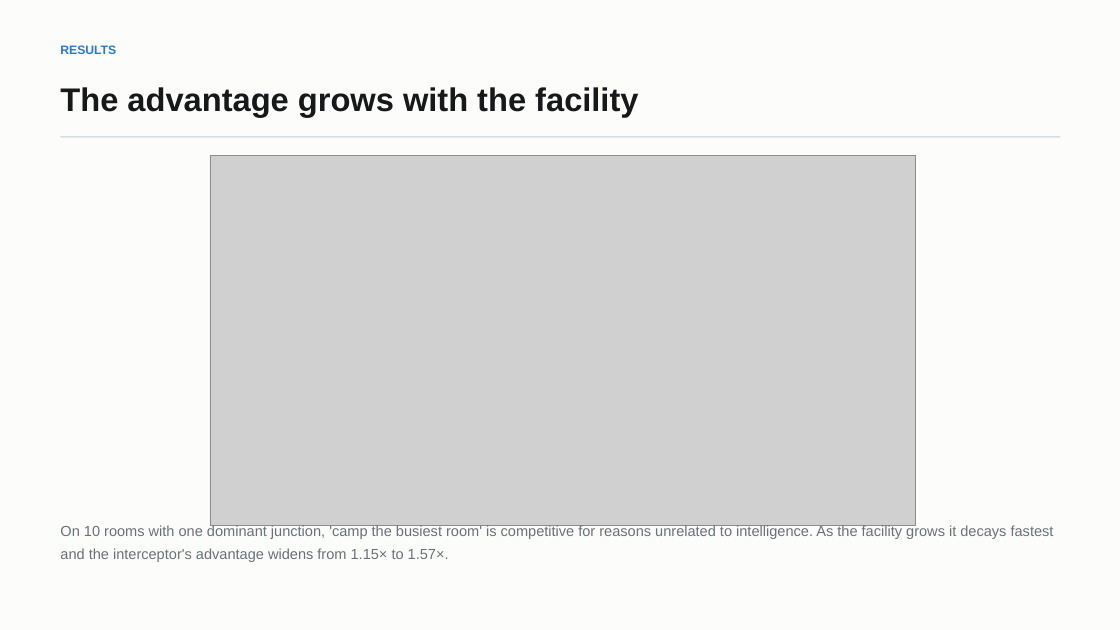
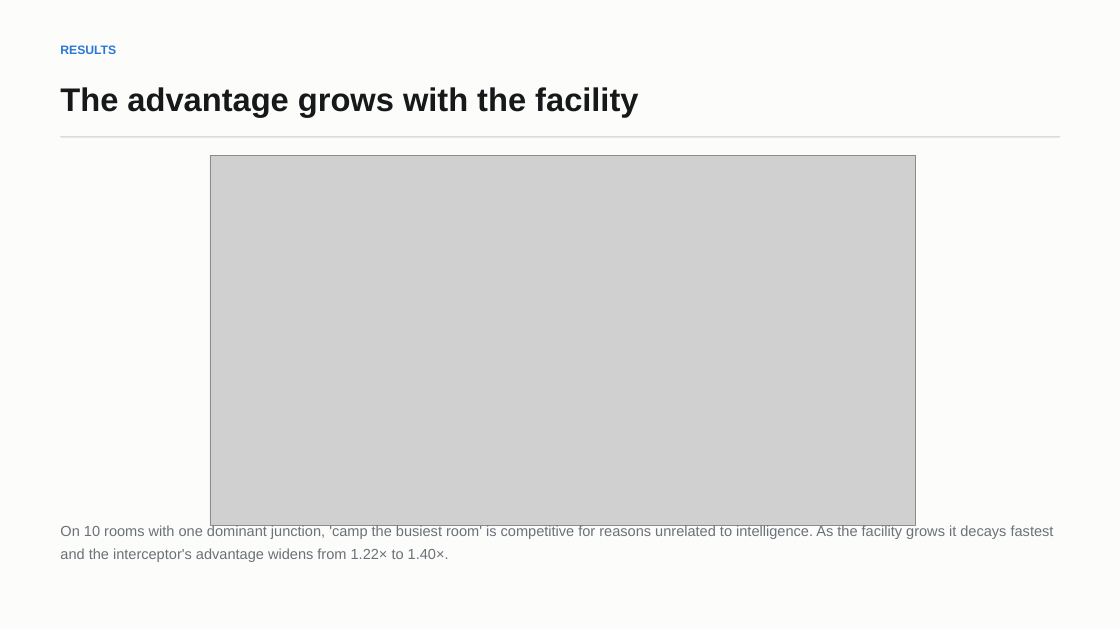
Before and after one commit to Sh1v4mKum4r/parity, a slide deck: slide 16 of docs/PARITY-review3-deck.pptx. Drawn at 1120x630 pixels with LibreOffice and Linux fonts; fonts in the diff are those of the drawing; grey boxes stand for pictures. Boxes give left, top, right and bottom in pixels: in the first picture for what was removed or moved away, otherwise in the second. Text is boxed around its words. In the diff, an @@ line names an element or a change of style, - is before the commit and + after.

Commit message:
Fix the player model, and accuracy goes from 60% to 89%
The ceiling was not a property of the AI. It was a property of a bot that flipped
a coin about whether to stop and write EVERY time it entered a codebook room,
including rooms it had already copied. Real players record a codebook once.

- HabitualBot, EvasiveBot and StealthBot now record a room the first time they
  reach it and only occasionally pause to re-verify an old page
- Held-out accuracy on a habitual player: 85.2%, and 89.0% once the model has
  settled, against an oracle ceiling of 91.8%. That is 97% of the achievable
  signal, up from 85%
- Against a perfectly consistent player the model reaches 100%, which settles the
  question of whether it CAN be perfect: it can, and the shortfall is the
  player's own deviation rate
- Dwell was the dominant source of unpredictability, not route noise: removing
  the dwell coin-flip alone moved settled accuracy from 64% to 93%

E12 had to be rebuilt to stay honest:
- Every strategy now pays the same writing cost; previously only the habitual bot
  had the fix, which silently made the others look worse
- route_around and disable_3 use StealthBot's navigation, so they were being
  compared against HabitualBot's. Added a "plain" StealthBot baseline so the
  comparison isolates the strategy rather than the movement code

The result is more interesting than before. Waiting is catastrophic (+439% at
full coverage). Routing around sensors barely registers. Disabling three sensors
cuts risk 21% at 60% coverage but backfires at full coverage (+91%): nine windows
stood still in the open buys too little when every other door still reports you.
The counter-play has a sweet spot.

```diff
--- a/docs/PARITY-review3-deck.pptx
+++ b/docs/PARITY-review3-deck.pptx
@@ text at [60, 524, 1054, 562]: text changed @@
-On 10 rooms with one dominant junction, 'camp the busiest room' is competitive for reasons unrelated to intelligence. As the facility grows it decays fastest and the interceptor's advantage widens from 1.15× to 1.57×.
+On 10 rooms with one dominant junction, 'camp the busiest room' is competitive for reasons unrelated to intelligence. As the facility grows it decays fastest and the interceptor's advantage widens from 1.22× to 1.40×.
```
Also in this commit, not shown: 4 other slides changed, 16 other files.
